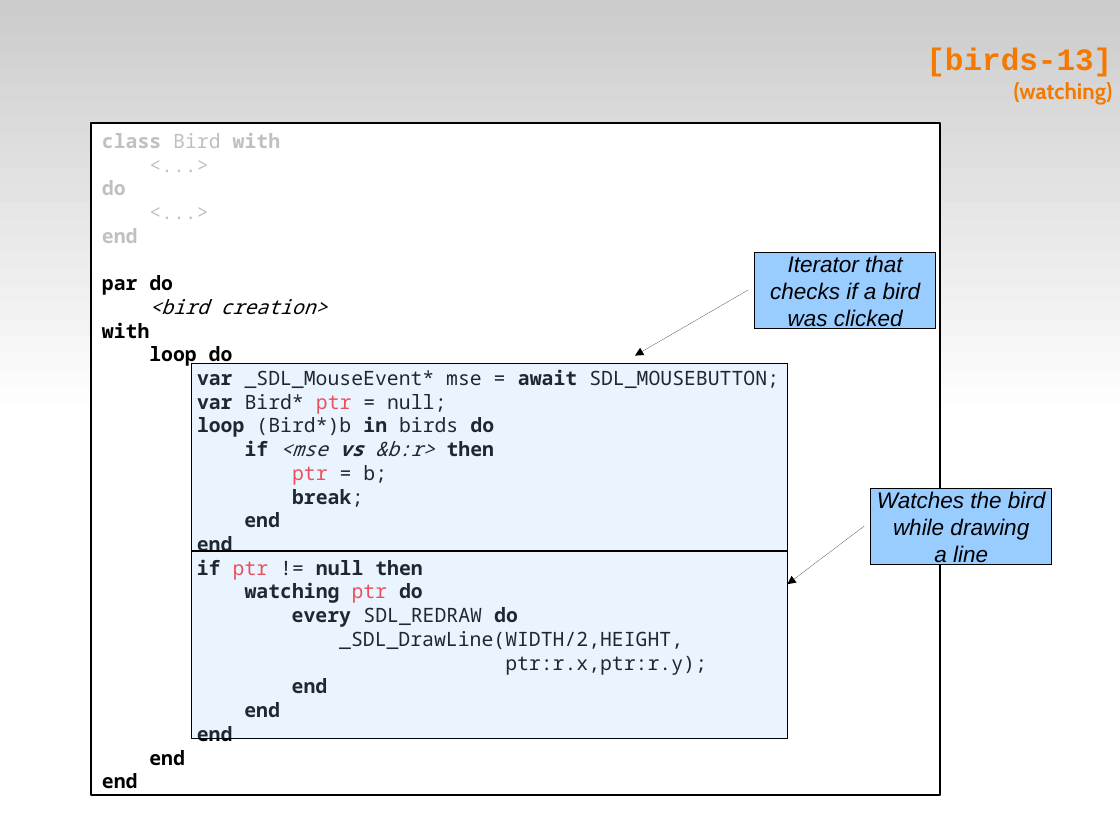
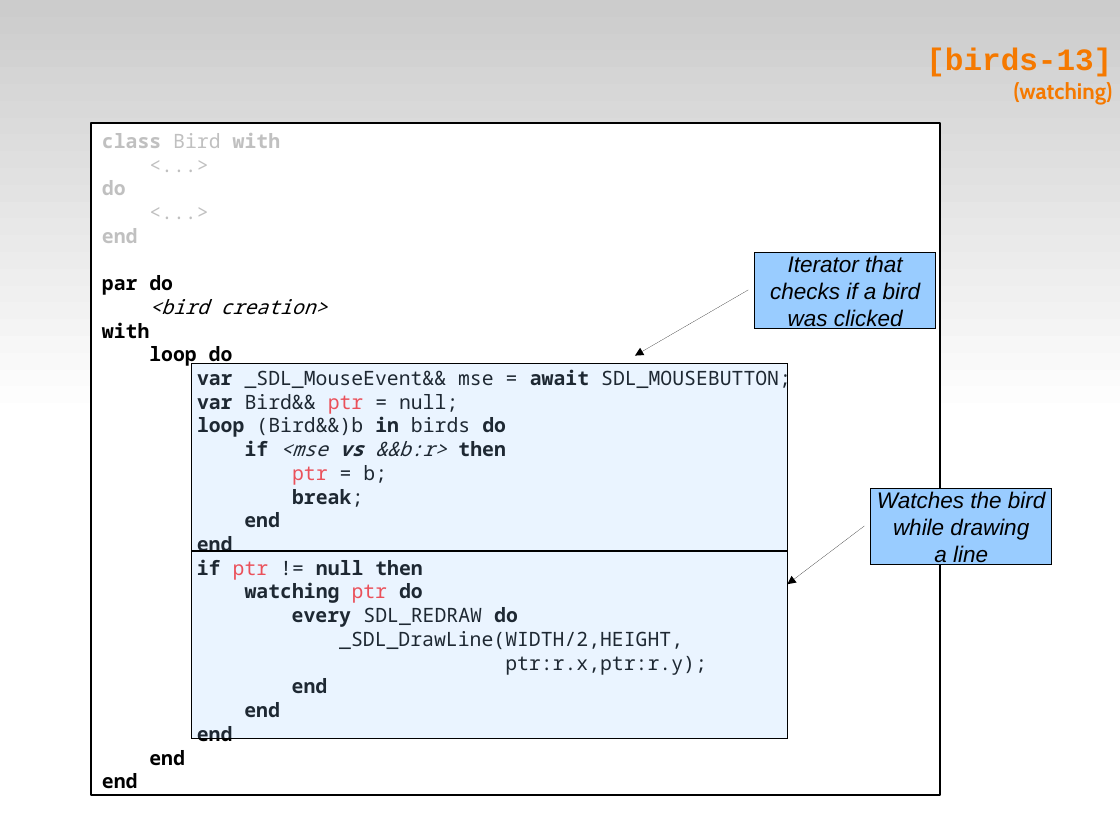
Before and after one commit to fsantanna-uerj/reativos, a slide deck: slide 22 of slides/07_ceu.odp. Drawn at 1120x840 pixels with LibreOffice and Linux fonts; fonts in the diff are those of the drawing. Boxes give left, top, right and bottom in pixels: in the first picture for what was removed or moved away, otherwise in the second. Text is boxed around its words. In the diff, an @@ line names an element or a change of style, - is before the commit and + after.

```diff
--- a/slides/07_ceu.odp
+++ b/slides/07_ceu.odp
@@ text in rectangle at [197,366,791,456]: text changed @@
-var _SDL_MouseEvent* mse = await SDL_MOUSEBUTTON;
-var Bird* ptr = null;
-loop (Bird*)b in birds do
-if <mse vs &b:r> then
+var _SDL_MouseEvent&& mse = await SDL_MOUSEBUTTON;
+var Bird&& ptr = null;
+loop (Bird&&)b in birds do
+if <mse vs &&b:r> then
```
Also in this commit, not shown: 3 other slides changed, 3 slides added, 4 other files.
